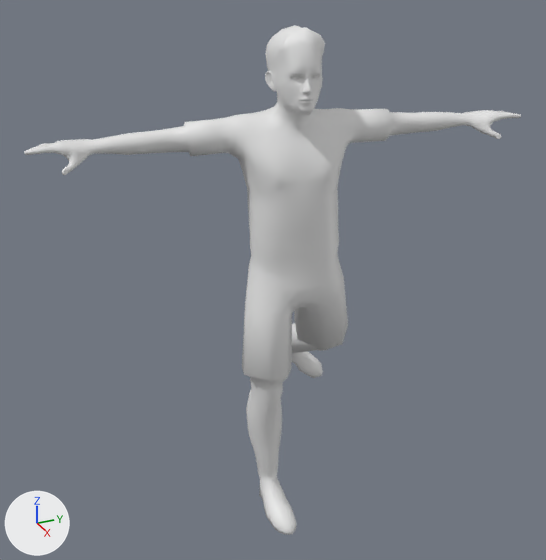
One commit to the OBJ model res/playerAnim/player_000037.obj: the scene before it, then after it.
Rendered twice from a 50 mm camera at (11.16, -5.34, 5.73) aimed at (-0.57, -0.06, -0.14). Arrows for +X, +Y and +Z are at lower left; the lights stay in place. Where no turn or scale is listed for an object, it has been applied to the vertices.

The first picture shows 'soccerplayer_mesh'.
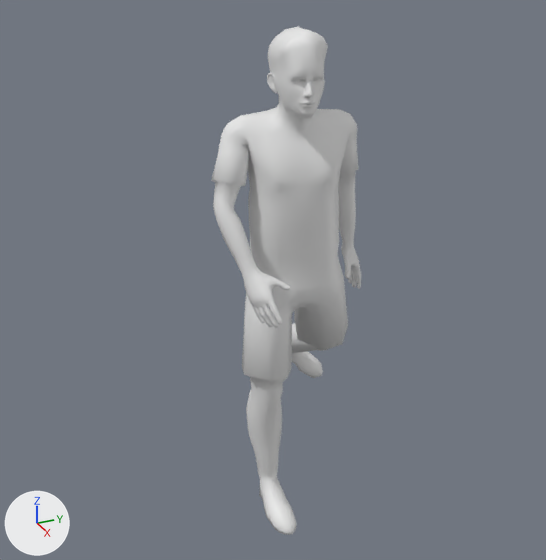
Boxes [x1, y1, x2, y2] around the edits, measured in the pictures (546 x 560 px; the box of a moved part takes in the faces that stretch with it):
'soccerplayer_mesh', reshaped (70% narrower)
    before: [24, 25, 521, 535]
    after: [211, 27, 361, 535]
part 1 of me_soccerplayer_mesh, moved or reshaped
    before: [24, 25, 521, 274]
    after: [211, 27, 361, 328]

Diff of the bpy script that builds the scene:
```diff
--- a/res/playerAnim/player_000037.obj.py
+++ b/res/playerAnim/player_000037.obj.py
@@ me_soccerplayer_mesh @@
 # used by ob_soccerplayer_mesh; location = (0.0, 0.0, 0.0)
-me_soccerplayer_mesh.from_pydata(...)  # 2430 vertices, 4792 faces; spans x -2.8..1.49, y -4.19..4.16, z -4.33..4.46
+me_soccerplayer_mesh.from_pydata(...)  # 2430 vertices, 4792 faces; spans x -2.8..1.51, y -1.48..1.94, z -4.33..4.45
+# me_soccerplayer_mesh part 1: 1954 of 2430 vertices moved; they spanned x -0.62..0.93, y -4.19..4.16, z 0.59..4.46 and now span x -0.43..1.51, y -1.48..1.48, z -0.37..4.45; mean shift (0.25, 0.07, -1.19); largest move (-0.34, -4.19, 2.8) -> (1.42, -0.87, 0.01)
```
